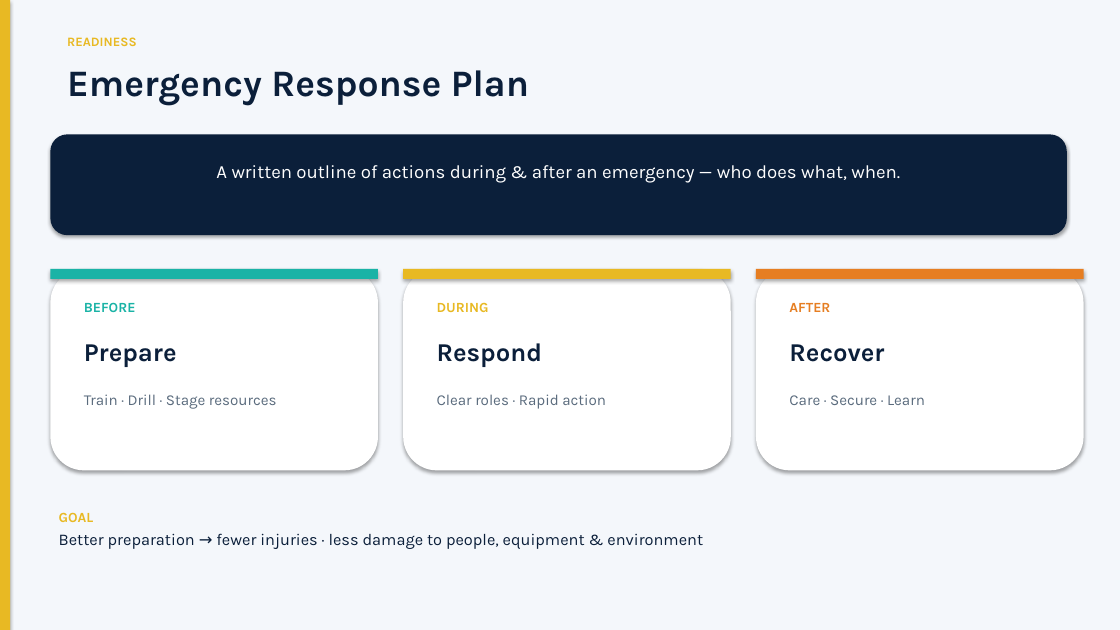
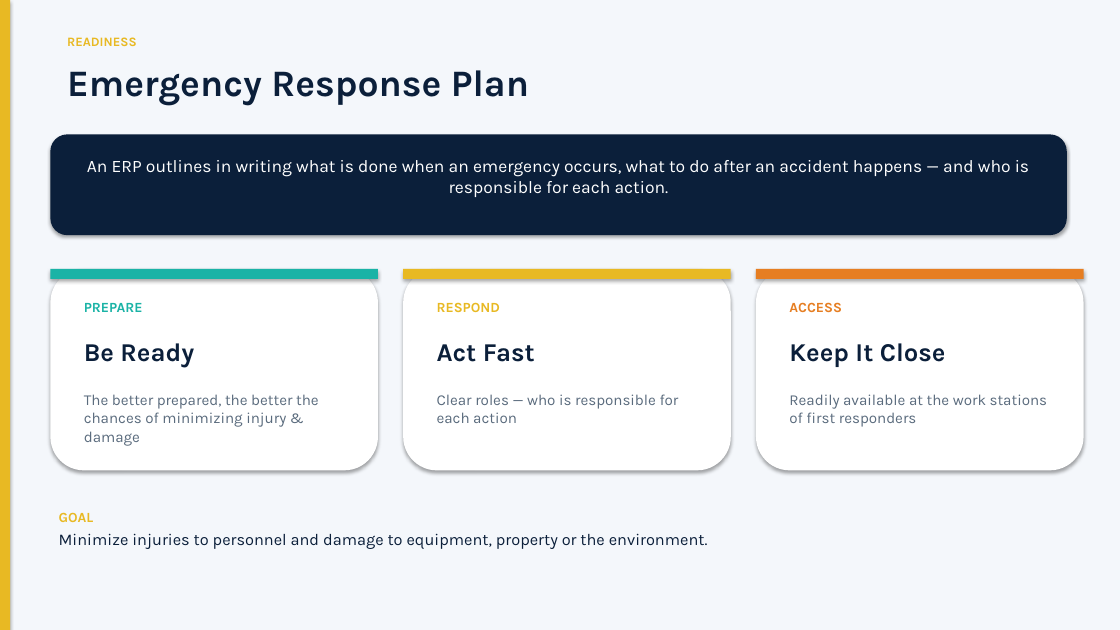
Before and after one commit to silly-beep/silly-beep, a slide deck: slide 9 of SMS_Management_Briefing.pptx. Drawn at 1120x630 pixels with LibreOffice and Linux fonts; fonts in the diff are those of the drawing. Boxes give left, top, right and bottom in pixels: in the first picture for what was removed or moved away, otherwise in the second. Text is boxed around its words. In the diff, an @@ line names an element or a change of style, - is before the commit and + after.

```diff
--- a/SMS_Management_Briefing.pptx
+++ b/SMS_Management_Briefing.pptx
@@ text at (x1=87, y1=160, x2=1029, y2=197): text changed; size 16 to 15 pt @@
-A written outline of actions during & after an emergency — who does what, when.
+An ERP outlines in writing what is done when an emergency occurs, what to do after an accident happens — and who is responsible for each action.
@@ text at (x1=84, y1=303, x2=143, y2=312): text changed; size 22 to 12 pt; text colour #0B1F3A to #1AB3A6 @@
-Prepare
+PREPARE
@@ text removed at (x1=84, y1=302, x2=136, y2=312) @@
-BEFORE
@@ text at (x1=437, y1=302, x2=500, y2=312): text changed; size 22 to 12 pt; text colour #0B1F3A to #E8B923 @@
-Respond
+RESPOND
@@ text removed at (x1=437, y1=302, x2=489, y2=312) @@
-DURING
@@ text at (x1=789, y1=302, x2=841, y2=312): text changed @@
-AFTER
+ACCESS
@@ text added at (x1=84, y1=343, x2=194, y2=367), 22 pt, text #0B1F3A, bold @@
+Be Ready
@@ text added at (x1=437, y1=344, x2=535, y2=362), 22 pt, text #0B1F3A, bold @@
+Act Fast
@@ text at (x1=789, y1=343, x2=946, y2=367): text changed @@
-Recover
+Keep It Close
@@ text at (x1=84, y1=394, x2=319, y2=446): text changed @@
-Train · Drill · Stage resources
+The better prepared, the better the chances of minimizing injury & damage
@@ text at (x1=437, y1=394, x2=679, y2=423): text changed @@
-Clear roles · Rapid action
+Clear roles — who is responsible for each action
@@ text at (x1=789, y1=394, x2=1048, y2=427): text changed @@
-Care · Secure · Learn
+Readily available at the work stations of first responders
@@ text at (x1=59, y1=534, x2=708, y2=549): text changed @@
-Better preparation → fewer injuries · less damage to people, equipment & environment
+Minimize injuries to personnel and damage to equipment, property or the environment.
```
Also in this commit, not shown: 15 other slides changed, 1 other file.
